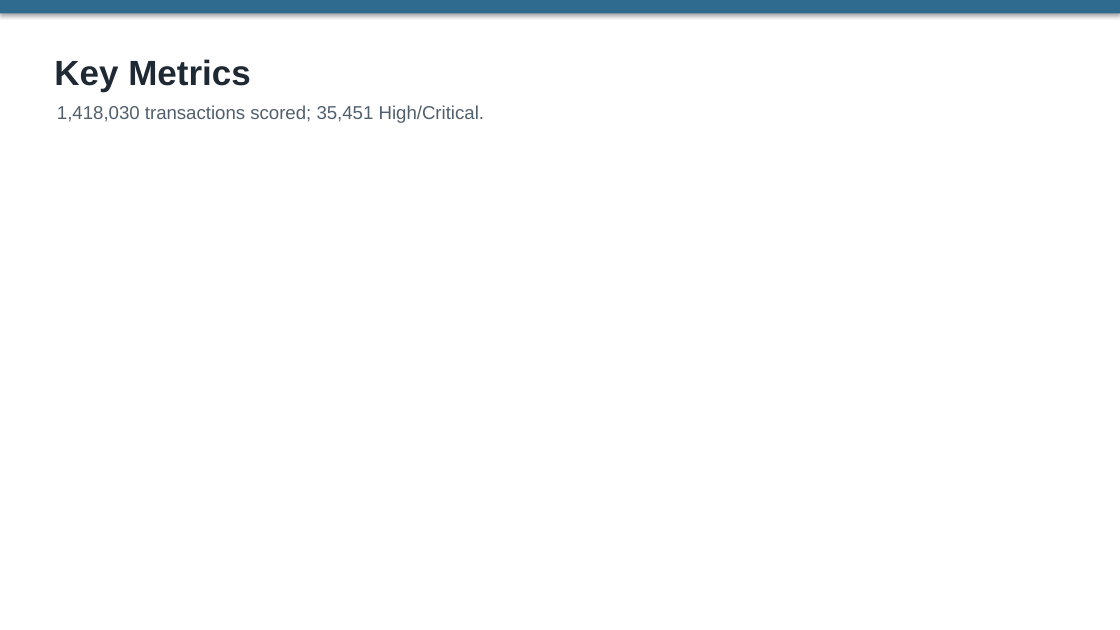
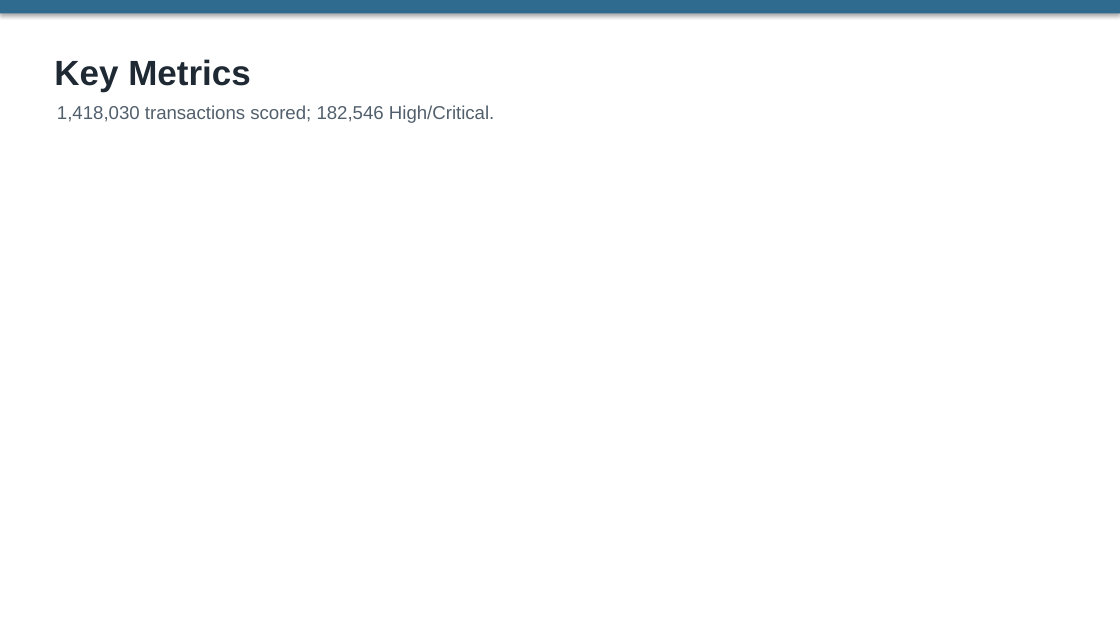
Before and after one commit to sonson0910/Fraud_Anomaly_Detection, a slide deck: slide 4 of report/final_slide_deck.pptx. Drawn at 1120x630 pixels with LibreOffice and Linux fonts; fonts in the diff are those of the drawing. Boxes give left, top, right and bottom in pixels: in the first picture for what was removed or moved away, otherwise in the second. Text is boxed around its words. In the diff, an @@ line names an element or a change of style, - is before the commit and + after.

```diff
--- a/report/final_slide_deck.pptx
+++ b/report/final_slide_deck.pptx
@@ text at bbox=[57, 105, 494, 123]: text changed @@
-1,418,030 transactions scored; 35,451 High/Critical.
+1,418,030 transactions scored; 182,546 High/Critical.
```
Also in this commit, not shown: 1 other slide changed, 29 other files.
